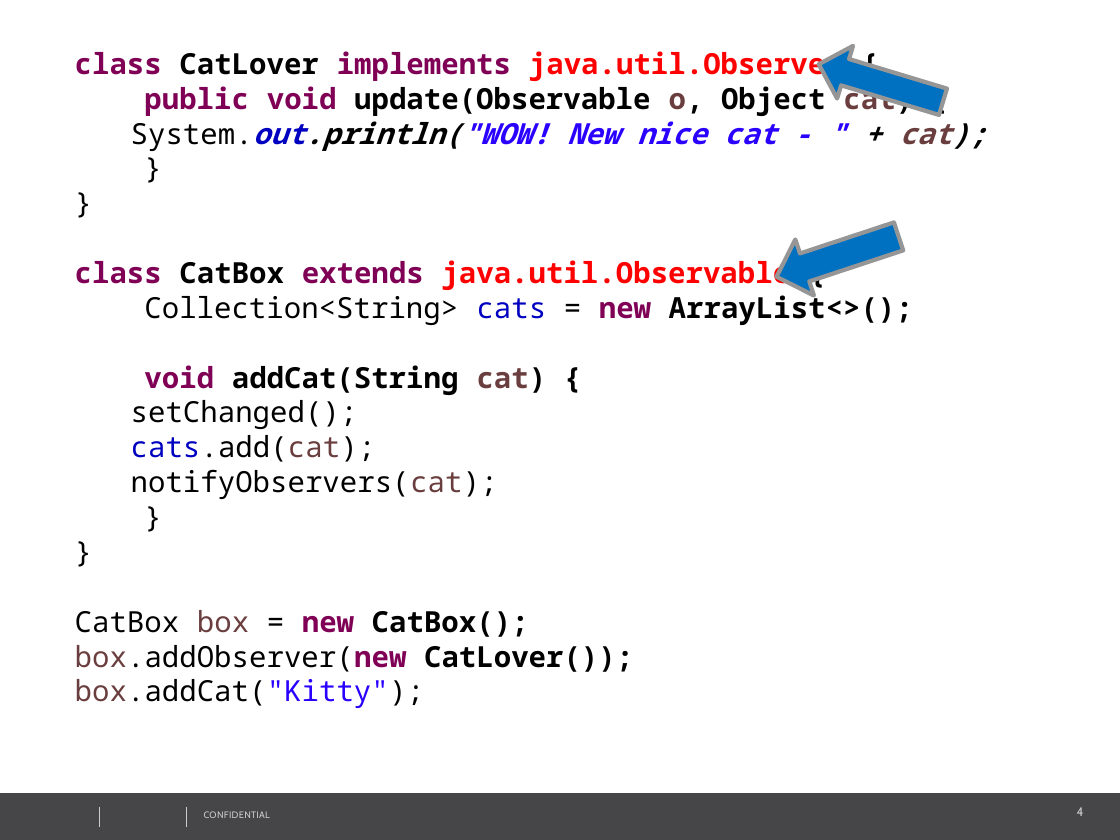
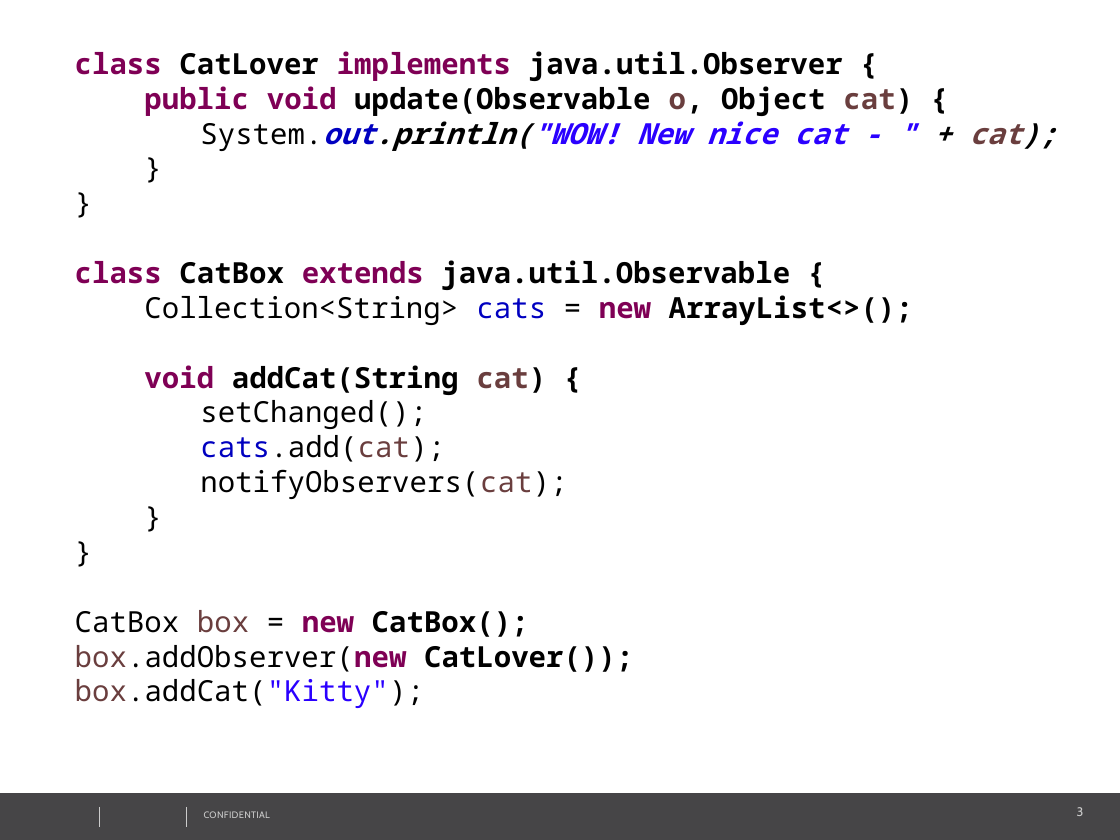
Before and after one commit to vitali-kviatkouski/personal, a slide deck: slide 3 of DesignPatternsQuizFinal.pptx (slide 4 before the commit). Drawn at 1120x840 pixels with LibreOffice and Linux fonts; fonts in the diff are those of the drawing; background and template pictures are left out. Boxes give left, top, right and bottom in pixels: in the first picture for what was removed or moved away, otherwise in the second. Text is boxed around its words. In the diff, an @@ line names an element or a change of style, - is before the commit and + after.

Commit message:
Final version of design patterns quiz

```diff
--- a/DesignPatternsQuizFinal.pptx
+++ b/DesignPatternsQuizFinal.pptx
@@ text at <box>75,51,843,290</box>: text colour #FF0000 to #000000 in "java.util.Observer", "java.util.Observable" @@
@@ down arrow removed at <box>810,38,950,128</box> @@
@@ down arrow removed at <box>767,208,908,305</box> @@
@@ page number at <box>1077,807,1084,816</box>: text changed @@
-4
+3
```
Also in this commit, not shown: 13 other slides changed, 2 slides added.
